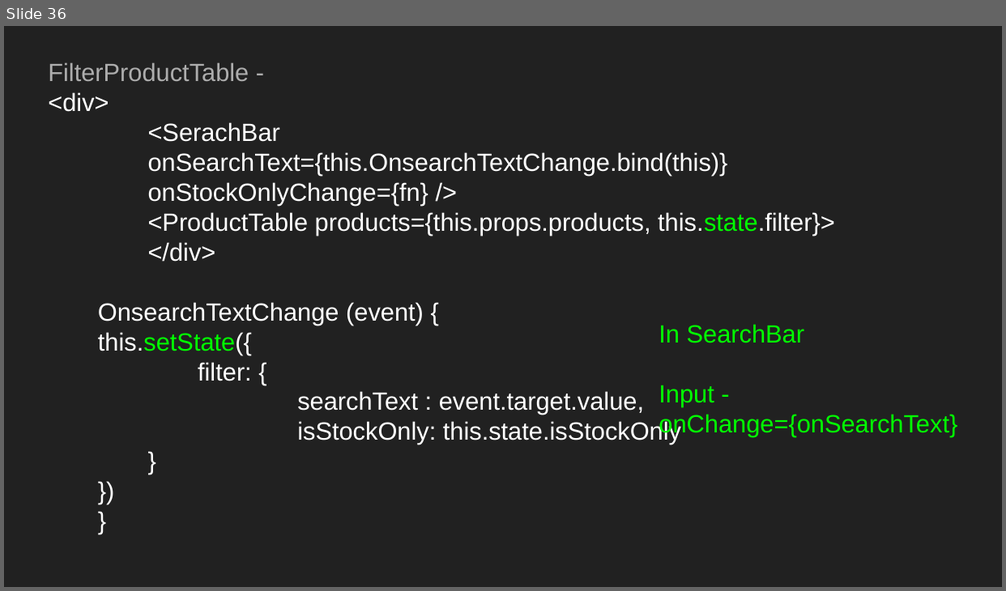
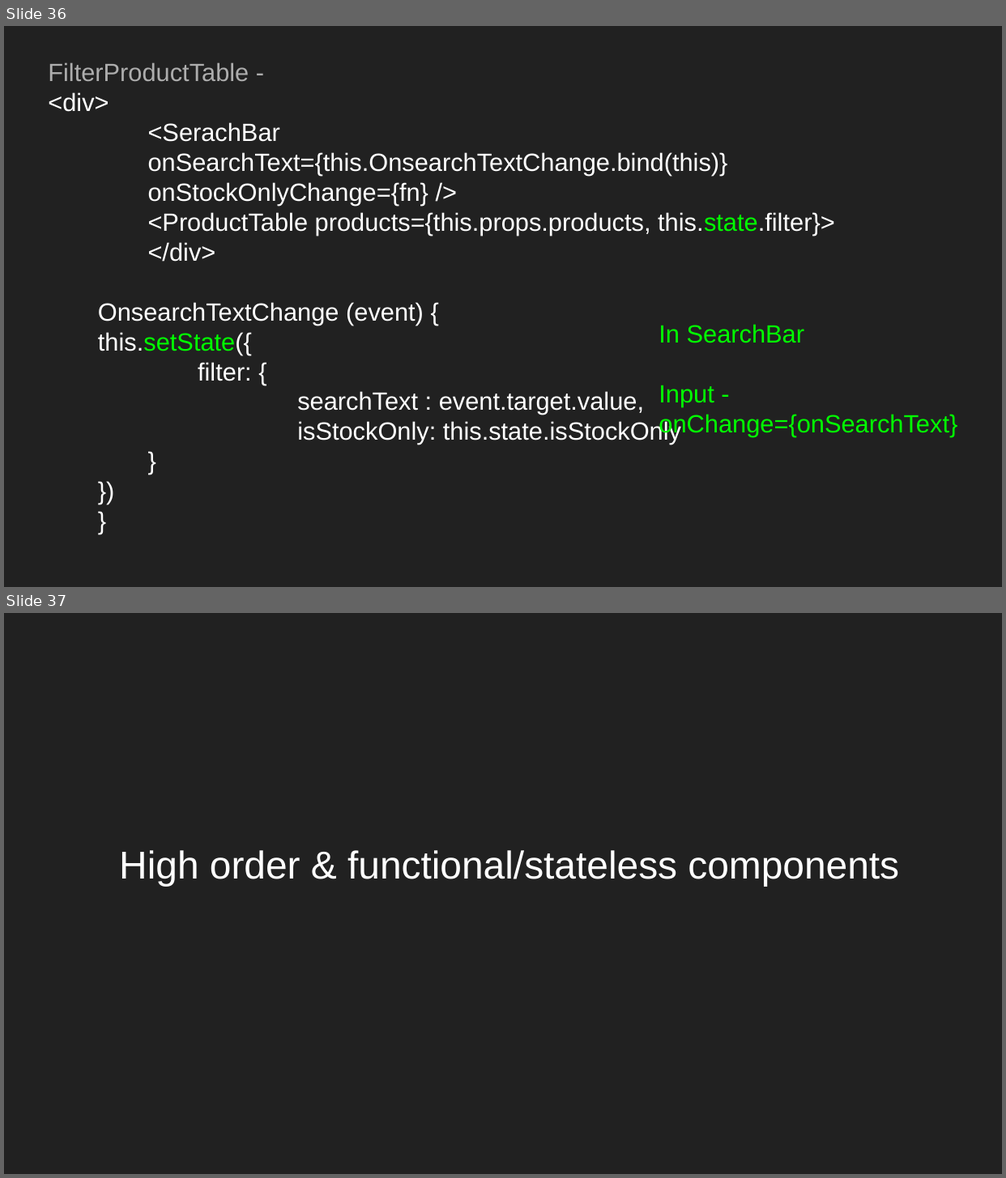
Before and after one commit to Abhay-Joshi-Git/react-redux-sessions-DatafactZ, a slide deck: react-redux.odp. Shown one above the other, each under a label of ours: slide 36 before the commit, slides 36 and 37 after it. The pictures are 1006x591 and 1006x1178 pixels, drawn with LibreOffice and Linux fonts; fonts in the diff are those of the drawing. Boxes give left, top, right and bottom in pixels: in the first picture for what was removed or moved away, otherwise in the second. Text is boxed around its words. In the diff, an @@ line names an element or a change of style, - is before the commit and + after.

```diff
--- a/react-redux.odp
+++ b/react-redux.odp
@@ slide 37 added at bbox=[4, 613, 1002, 1174], background #212121 @@
@@ title added at bbox=[119, 850, 899, 886], 28 pt, text #FFFFFF @@
+High order & functional/stateless components
```
Also in this commit, not shown: 1 slide changed, 7 other slides added.
